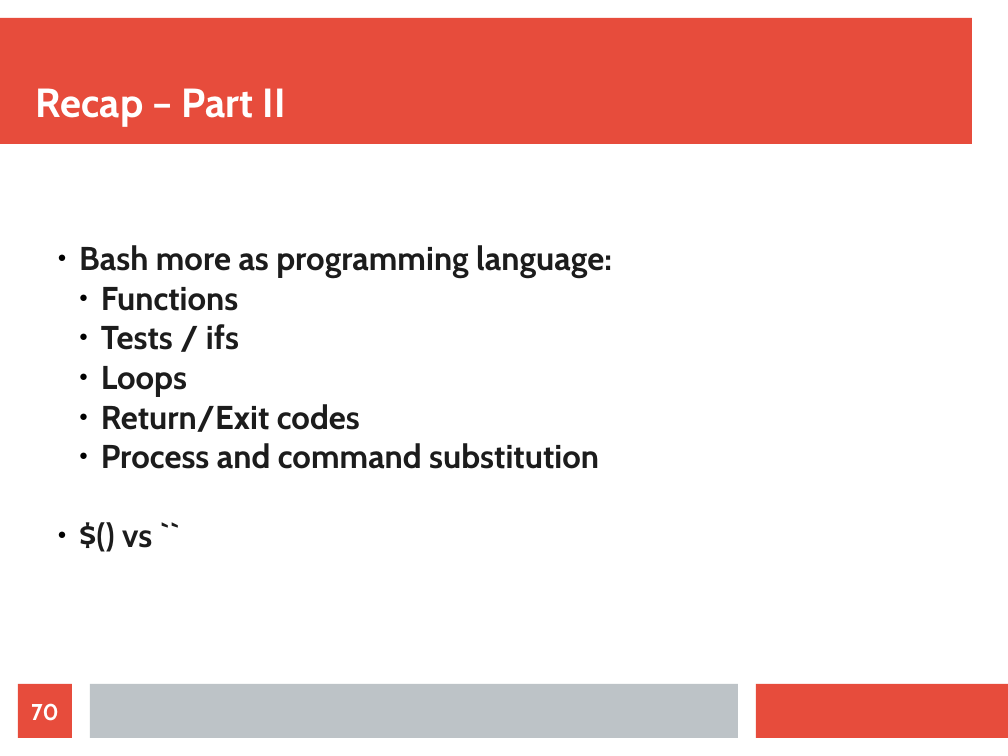
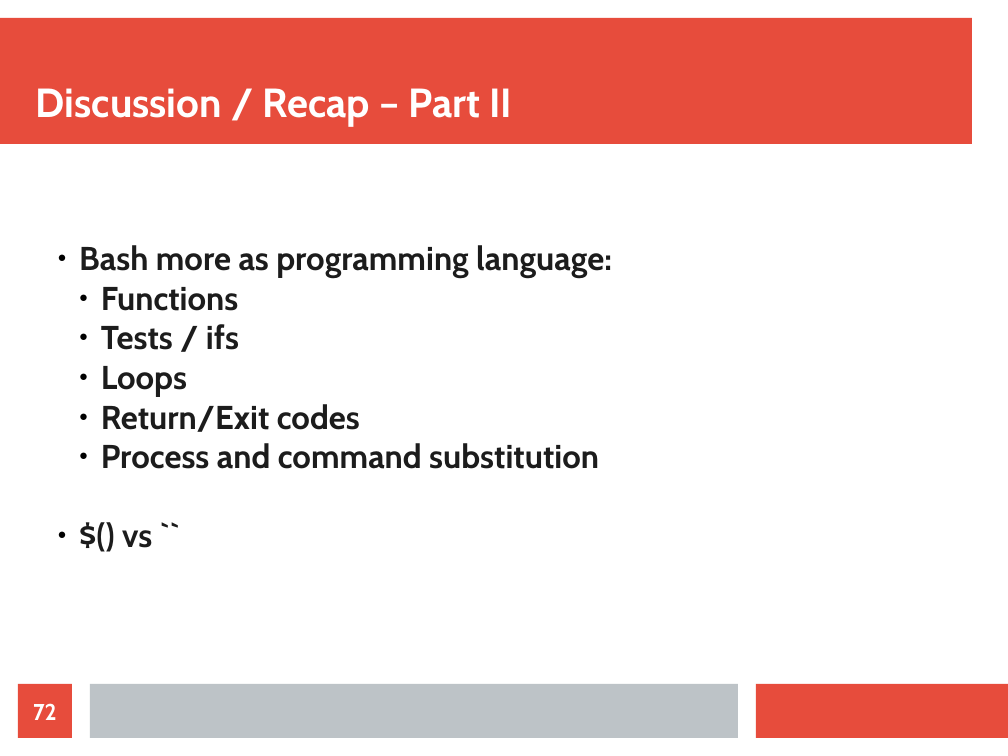
Before and after one commit to ianmiell/introduction-to-bash, a slide deck: slide 72 of slides/introduction_to_bash.odp (slide 70 before the commit). Drawn at 1008x756 pixels with LibreOffice and Linux fonts; fonts in the diff are those of the drawing. Boxes give left, top, right and bottom in pixels: in the first picture for what was removed or moved away, otherwise in the second. Text is boxed around its words. In the diff, an @@ line names an element or a change of style, - is before the commit and + after.

```diff
--- a/slides/introduction_to_bash.odp
+++ b/slides/introduction_to_bash.odp
@@ title at [36, 88, 512, 127]: text changed @@
-Recap – Part II
+Discussion / Recap – Part II
@@ page number at [33, 703, 57, 720]: text changed @@
-70
+72
```
Also in this commit, not shown: 3 other slides changed, 40 slides added, 1 other file.
